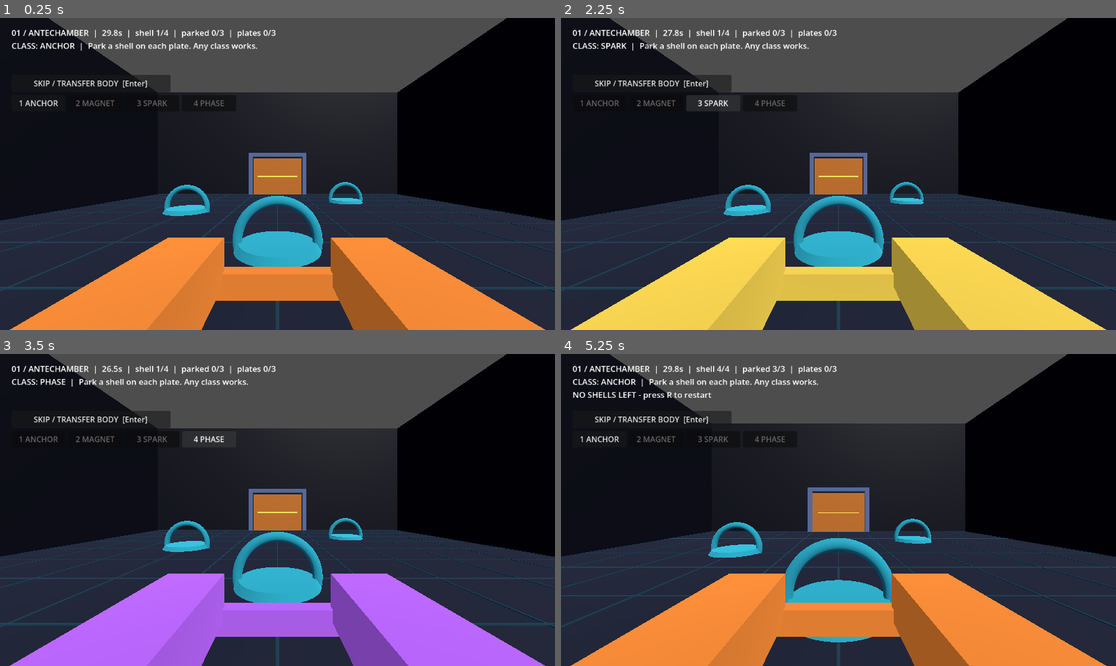
Above: before the commit, frames 1-4 (two rows, left to right).
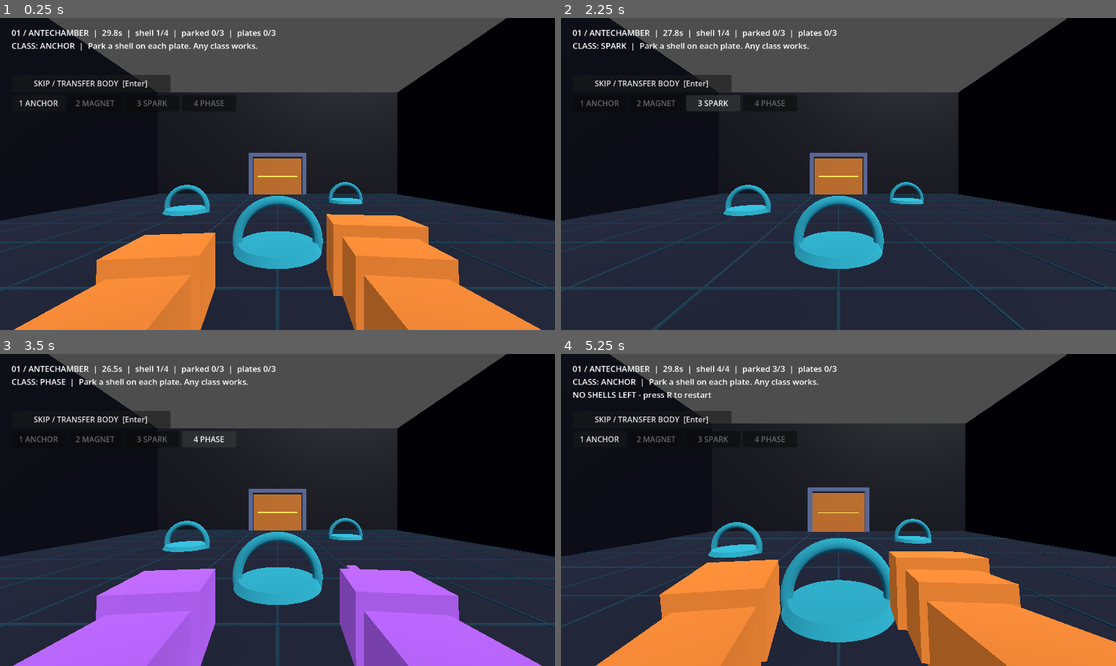
Above: after the commit, the same moments.

Repository: peakbuild112000/phantom-loop
Game: Godot game, scene res://scenes/main.tscn
The game is run twice, just before and just after one commit, with the same random seed, the same clock (stepped at 60 frames per second) and the same inputs.
Inputs (mouse positions are in pixels of both pictures, inside the frame that each line leads up to):
- Up to frame 1 (0.25 s): no input
- Up to frame 2 (2.25 s): click "1 ANCHOR" at 0.5 s; click "2 MAGNET" at 1.25 s; click "3 SPARK" at 2 s
- Up to frame 3 (3.5 s): click "4 PHASE" at 2.75 s
- Up to frame 4 (5.25 s): click "SKIP / TRANSFER BODY [Enter]" at 3.5 s; click "SKIP / TRANSFER BODY [Enter]" at 4.25 s; tap Enter at 5 s; move the mouse to (866, 510) at 5.02 s; hold W (move_forward) from 5.03 s (still down); tap 1 at 5.1 s; click (866, 510) at 5.17 s

The runs differ from the first frame. In frame 1, 7.8% of the frame differs, in the area x 1-99%, y 62-100%; in frame 2, 16%, in the area x 1-99%, y 70-100%; in frame 3, 6.2%; in frame 4, 11%.
Error after the commit: Invalid assignment of property or key 'radius' with value of type 'float' on a base object of type 'CylinderMesh'. (res://scripts/robot_shell.gd:97)

Commit message:
feat: procedural animations, separated viewmodel hands, per-class tools

Diff:
--- a/scripts/phantom_loop.gd
+++ b/scripts/phantom_loop.gd
@@ -39,6 +39,12 @@
 var _door_latched := false
 var _pitch := 0.0
 var _dragging := false
+var _anim_t := 0.0
+var _ghost_speeds: Array[float] = []
+var _door_y := 1.5
+var _door_target_y := 1.5
+var _flash: ColorRect
+var _flash_alpha := 0.0
 
 func _ready() -> void:
 	_levels = LevelData.all()
@@ -63,6 +69,48 @@
 		_acc -= TICK
 		steps += 1
 	_update_hud()
+
+func _process(delta: float) -> void:
+	_anim_t += delta
+	# Door slides down into the floor instead of popping out of existence.
+	_door_y = lerpf(_door_y, _door_target_y, clampf(delta * 9.0, 0.0, 1.0))
+	if _door != null:
+		_door.position.y = _door_y
+	# First-person hands: walking bob plus a slow idle sway.
+	if _viewmodel != null:
+		var amount := clampf(_player.velocity.length() / SPEED, 0.0, 1.0)
+		_viewmodel.position.x = sin(_anim_t * 5.0) * 0.006 * amount
+		_viewmodel.position.y = sin(_anim_t * 10.0) * 0.012 * amount + sin(_anim_t * 2.0) * 0.003
+		_viewmodel.rotation.z = sin(_anim_t * 5.0) * 0.02 * amount
+		_viewmodel.rotation.x = -0.02 + absf(sin(_anim_t * 10.0)) * 0.025 * amount
+		var hl := _viewmodel.get_node_or_null("HandL")
+		var hr := _viewmodel.get_node_or_null("HandR")
+		if hl != null:
+			(hl as Node3D).rotation.x = sin(_anim_t * 10.0) * 0.12 * amount
+		if hr != null:
+			(hr as Node3D).rotation.x = -sin(_anim_t * 10.0) * 0.12 * amount
+	# Parked shells walk in place with their recorded motion.
+	for i in _ghosts.size():
+		var model := _ghosts[i].get_child(0)
+		if model.has_method("animate"):
+			model.animate(_anim_t + float(i) * 0.7, _ghost_speeds[i] if i < _ghost_speeds.size() else 0.0)
+	# Lit plates breathe; the key core spins and hovers.
+	for plate in _plates:
+		if plate["active"]:
+			var mat: StandardMaterial3D = plate["mat"]
+			mat.emission_energy_multiplier = 1.6 + 0.6 * sin(_anim_t * 6.0)
+			var ring: MeshInstance3D = plate["ring"]
+			var s := 1.0 + 0.04 * sin(_anim_t * 6.0)
+			ring.scale = Vector3(s, s, s)
+	if _key != null:
+		_key.rotation.y += delta * 1.6
+	# Transfer flash fades out and gives a small FOV punch.
+	if _flash_alpha > 0.0:
+		_flash_alpha = maxf(0.0, _flash_alpha - delta * 2.2)
+		_flash.color.a = _flash_alpha
+		_cam.fov = 75.0 + 5.0 * _flash_alpha
+	elif _cam.fov != 75.0:
+		_cam.fov = 75.0
 
 func _unhandled_input(event: InputEvent) -> void:
 	if event is InputEventKey and event.pressed:
@@ -116,7 +164,10 @@
 		if _cursors[i] >= frames.size():
 			_cursors[i] = frames.size() - 1
 		var f: Dictionary = frames[_cursors[i]]
+		var previous: Vector3 = _ghosts[i].global_position
 		_ghosts[i].global_position = f["pos"]
+		if i < _ghost_speeds.size():
+			_ghost_speeds[i] = previous.distance_to(_ghosts[i].global_position) / dt
 		_cursors[i] += 1
 		_ghosts[i].visible = _ghosts[i].global_position.distance_to(_player.global_position) > 1.4
 
@@ -180,13 +231,16 @@
 		var to := target.global_position
 		var dir := Vector3(to.x - from.x, 0.0, to.z - from.z).normalized()
 		var step := minf(2.5 * dt, best)
-		_key.global_position = Vector3(from.x + dir.x * step, _key_start.y, from.z + dir.z * step)
+		_key.global_position = Vector3(from.x + dir.x * step, _key_start.y + sin(_anim_t * 3.0) * 0.05, from.z + dir.z * step)
 
 func _finish_loop() -> void:
 	if _won:
 		return
 	if _frames.size() > 2 and _recordings.size() < MAX_GHOSTS:
 		_recordings.append(_frames.duplicate(true))
+	var c: Color = RobotShell.CLASS_COLORS[_current_class]
+	_flash.color = Color(c.r, c.g, c.b, 0.32)
+	_flash_alpha = 0.32
 	_loops += 1
 	_reset_room()
 
@@ -203,6 +257,9 @@
 	_player.global_position = level["spawn"]
 	_player.velocity = Vector3.ZERO
 	_player.collision_mask = 1 if _current_class == 3 else 5
+	_door_y = 1.5
+	_door_target_y = 1.5
+	_door.position.y = _door_y
 	_open_door(false)
 	if _key != null:
 		_key.global_position = _key_start
@@ -210,17 +267,20 @@
 		g.queue_free()
 	_ghosts.clear()
 	_ghost_classes.clear()
+	_ghost_speeds.clear()
 	_cursors.clear()
 	for rec in _recordings:
 		var cls: int = rec[rec.size() - 1]["cls"] if not rec.is_empty() else 0
 		_ghosts.append(_make_ghost(cls))
 		_ghost_classes.append(cls)
+		_ghost_speeds.append(0.0)
 		_cursors.append(0)
 	for plate in _plates:
 		plate["active"] = false
 		var mat: StandardMaterial3D = plate["mat"]
 		mat.albedo_color = plate["off_color"]
 		mat.emission_energy_multiplier = 0.25
+		(plate["ring"] as MeshInstance3D).scale = Vector3.ONE
 
 func _make_ghost(cls: int) -> Node3D:
 	var g := CharacterBody3D.new()
@@ -280,8 +340,9 @@
 	_reset_room()
 
 func _open_door(open: bool) -> void:
-	_door.visible = not open
+	_door.visible = true
 	_door_col.disabled = open
+	_door_target_y = -1.7 if open else 1.5
 
 func _update_hud() -> void:
 	if _levels.is_empty():
@@ -400,6 +461,7 @@
 		"need": need,
 		"r": p.get("r", 1.15),
 		"mat": mat,
+		"ring": ring,
 		"off_color": off,
 		"active": false,
 	})
@@ -478,4 +540,9 @@
 		b.pressed.connect(_select_class.bind(i))
 		canvas.add_child(b)
 		_class_buttons.append(b)
+	_flash = ColorRect.new()
+	_flash.color = Color(1.0, 1.0, 1.0, 0.0)
+	_flash.set_anchors_preset(Control.PRESET_FULL_RECT)
+	_flash.mouse_filter = Control.MOUSE_FILTER_IGNORE
+	canvas.add_child(_flash)
 	add_child(canvas)
--- a/scripts/robot_shell.gd
+++ b/scripts/robot_shell.gd
@@ -11,6 +11,13 @@
 ]
 
 var shell_class: int = 0
+var _torso: MeshInstance3D
+var _head: Node3D
+var _arm_l: Node3D
+var _arm_r: Node3D
+var _leg_l: Node3D
+var _leg_r: Node3D
+var _eye: MeshInstance3D
 
 func setup(cls: int, ghost: bool) -> void:
 	shell_class = cls
@@ -27,20 +34,38 @@
 		ghost_mat = ShaderMaterial.new()
 		ghost_mat.shader = load("res://shaders/ghost.gdshader") as Shader
 		ghost_mat.set_shader_parameter("tint", color)
-	_add_box(Vector3(0.0, 0.15, 0.0), Vector3(0.72, 0.80, 0.46), mat, ghost_mat)
-	_add_box(Vector3(0.0, 0.76, 0.0), Vector3(0.52, 0.42, 0.44), mat, ghost_mat)
+	_torso = _add_box(Vector3(0.0, 0.15, 0.0), Vector3(0.72, 0.80, 0.46), mat, ghost_mat)
 	_add_box(Vector3(0.0, 0.20, 0.33), Vector3(0.50, 0.50, 0.22), mat, ghost_mat)
-	_add_capsule(Vector3(-0.52, 0.12, 0.0), 0.13, 0.62, mat, ghost_mat)
-	_add_capsule(Vector3(0.52, 0.12, 0.0), 0.13, 0.62, mat, ghost_mat)
-	_add_capsule(Vector3(-0.20, -0.70, 0.0), 0.15, 0.72, mat, ghost_mat)
-	_add_capsule(Vector3(0.20, -0.70, 0.0), 0.15, 0.72, mat, ghost_mat)
-	var eye := _add_sphere(Vector3(0.0, 0.78, -0.24), 0.11, mat, ghost_mat)
+	_head = _pivot(Vector3(0.0, 0.62, 0.0))
+	_add_box_child(_head, Vector3(0.0, 0.14, 0.0), Vector3(0.52, 0.42, 0.44), mat, ghost_mat)
+	_eye = _add_sphere_child(_head, Vector3(0.0, 0.16, -0.24), 0.11, mat, ghost_mat)
 	var eye_mat := StandardMaterial3D.new()
 	eye_mat.albedo_color = Color.WHITE
 	eye_mat.emission_enabled = true
 	eye_mat.emission = color
 	eye_mat.emission_energy_multiplier = 3.0
-	eye.material_override = eye_mat if not ghost else ghost_mat
+	_eye.material_override = eye_mat if not ghost else ghost_mat
+	_arm_l = _pivot(Vector3(-0.52, 0.45, 0.0))
+	_add_capsule_child(_arm_l, Vector3(0.0, -0.33, 0.0), 0.13, 0.62, mat, ghost_mat)
+	_arm_r = _pivot(Vector3(0.52, 0.45, 0.0))
+	_add_capsule_child(_arm_r, Vector3(0.0, -0.33, 0.0), 0.13, 0.62, mat, ghost_mat)
+	_leg_l = _pivot(Vector3(-0.20, -0.34, 0.0))
+	_add_capsule_child(_leg_l, Vector3(0.0, -0.36, 0.0), 0.15, 0.72, mat, ghost_mat)
+	_leg_r = _pivot(Vector3(0.20, -0.34, 0.0))
+	_add_capsule_child(_leg_r, Vector3(0.0, -0.36, 0.0), 0.15, 0.72, mat, ghost_mat)
+
+func animate(t: float, speed: float) -> void:
+	var amount := clampf(speed / 6.0, 0.0, 1.0)
+	var swing := sin(t * 10.0) * 0.65 * amount
+	_arm_l.rotation.x = swing
+	_arm_r.rotation.x = -swing
+	_leg_l.rotation.x = -swing
+	_leg_r.rotation.x = swing
+	_torso.position.y = 0.15 + absf(sin(t * 10.0)) * 0.05 * amount
+	_head.rotation.z = sin(t * 2.0) * 0.05
+	_head.rotation.y = sin(t * 1.3) * 0.08
+	var pulse := 1.0 + 0.12 * sin(t * 5.0)
+	_eye.scale = Vector3(pulse, pulse, pulse)
 
 static func make_viewmodel(cls: int) -> Node3D:
 	var root := Node3D.new()
@@ -51,34 +76,84 @@
 	mat.emission_enabled = true
 	mat.emission = color
 	mat.emission_energy_multiplier = 0.6
-	for x in [-0.32, 0.32]:
-		var hand := MeshInstance3D.new()
-		var b := BoxMesh.new()
-		b.size = Vector3(0.22, 0.18, 0.50)
-		hand.mesh = b
-		hand.material_override = mat
-		hand.position = Vector3(x, -0.34, -0.55)
-		root.add_child(hand)
-	var panel := MeshInstance3D.new()
-	var p := BoxMesh.new()
-	p.size = Vector3(0.50, 0.10, 0.06)
-	panel.mesh = p
-	panel.material_override = mat
-	panel.position = Vector3(0.0, -0.43, -0.80)
-	root.add_child(panel)
+	_make_hand(root, "HandL", -1.0, mat)
+	_make_hand(root, "HandR", 1.0, mat)
+	var tool := MeshInstance3D.new()
+	match cls:
+		0:
+			var b := BoxMesh.new()
+			b.size = Vector3(0.30, 0.24, 0.20)
+			tool.mesh = b
+			tool.position = Vector3(0.0, 0.02, -0.26)
+		1:
+			var t := TorusMesh.new()
+			t.inner_radius = 0.09
+			t.outer_radius = 0.17
+			tool.mesh = t
+			tool.rotation_degrees = Vector3(0.0, 0.0, 90.0)
+			tool.position = Vector3(0.0, 0.0, -0.24)
+		2:
+			var c := CylinderMesh.new()
+			c.radius = 0.07
+			c.height = 0.34
+			tool.mesh = c
+			tool.rotation_degrees = Vector3(90.0, 0.0, 0.0)
+			tool.position = Vector3(0.0, 0.0, -0.28)
+		3:
+			var blade := BoxMesh.new()
+			blade.size = Vector3(0.05, 0.06, 0.46)
+			tool.mesh = blade
+			tool.position = Vector3(0.0, 0.0, -0.32)
+	tool.material_override = mat
+	tool.name = "Tool"
+	(root.get_node("HandR") as Node3D).add_child(tool)
 	return root
 
+static func _make_hand(root: Node3D, hand_name: String, side: float, mat: Material) -> void:
+	var hand := Node3D.new()
+	hand.name = hand_name
+	hand.position = Vector3(0.32 * side, -0.30, -0.52)
+	hand.rotation.y = -0.12 * side
+	root.add_child(hand)
+	var forearm := MeshInstance3D.new()
+	var sleeve := BoxMesh.new()
+	sleeve.size = Vector3(0.20, 0.19, 0.52)
+	forearm.mesh = sleeve
+	forearm.material_override = mat
+	forearm.position = Vector3(0.0, -0.02, 0.24)
+	forearm.rotation.x = -0.10
+	hand.add_child(forearm)
+	var fist := MeshInstance3D.new()
+	var knuckle := BoxMesh.new()
+	knuckle.size = Vector3(0.24, 0.20, 0.22)
+	fist.mesh = knuckle
+	fist.material_override = mat
+	fist.position = Vector3(0.0, 0.0, -0.10)
+	hand.add_child(fist)
+
+func _pivot(pos: Vector3) -> Node3D:
+	var p := Node3D.new()
+	p.position = pos
+	add_child(p)
+	return p
+
 func _add_box(pos: Vector3, size: Vector3, mat: Material, ghost_mat: Material) -> MeshInstance3D:
+	return _add_box_child(self, pos, size, mat, ghost_mat)
+
+func _add_box_child(parent: Node, pos: Vector3, size: Vector3, mat: Material, ghost_mat: Material) -> MeshInstance3D:
 	var m := MeshInstance3D.new()
 	var b := BoxMesh.new()
 	b.size = size
 	m.mesh = b
 	m.position = pos
 	m.material_override = ghost_mat if ghost_mat != null else mat
-	add_child(m)
+	parent.add_child(m)
 	return m
 
 func _add_capsule(pos: Vector3, radius: float, height: float, mat: Material, ghost_mat: Material) -> MeshInstance3D:
+	return _add_capsule_child(self, pos, radius, height, mat, ghost_mat)
+
+func _add_capsule_child(parent: Node, pos: Vector3, radius: float, height: float, mat: Material, ghost_mat: Material) -> MeshInstance3D:
 	var m := MeshInstance3D.new()
 	var c := CapsuleMesh.new()
 	c.radius = radius
@@ -86,15 +161,18 @@
 	m.mesh = c
 	m.position = pos
 	m.material_override = ghost_mat if ghost_mat != null else mat
-	add_child(m)
+	parent.add_child(m)
 	return m
 
 func _add_sphere(pos: Vector3, radius: float, mat: Material, ghost_mat: Material) -> MeshInstance3D:
+	return _add_sphere_child(self, pos, radius, mat, ghost_mat)
+
+func _add_sphere_child(parent: Node, pos: Vector3, radius: float, mat: Material, ghost_mat: Material) -> MeshInstance3D:
 	var m := MeshInstance3D.new()
 	var s := SphereMesh.new()
 	s.radius = radius
 	m.mesh = s
 	m.position = pos
 	m.material_override = ghost_mat if ghost_mat != null else mat
-	add_child(m)
+	parent.add_child(m)
 	return m
--- a/shaders/ghost.gdshader
+++ b/shaders/ghost.gdshader
@@ -5,5 +5,7 @@
 
 void fragment() {
 	ALBEDO = tint;
-	ALPHA = 0.35 + 0.15 * sin(TIME * 4.0);
+	float slow = sin(TIME * 4.0);
+	float flicker = sin(TIME * 11.0 + FRAGCOORD.y * 0.05);
+	ALPHA = 0.30 + 0.12 * slow + 0.06 * flicker;
 }
Not shown, changed: docs/COPY_ME.md
Not shown, changed: docs/PHANTOM_LOOP.md
